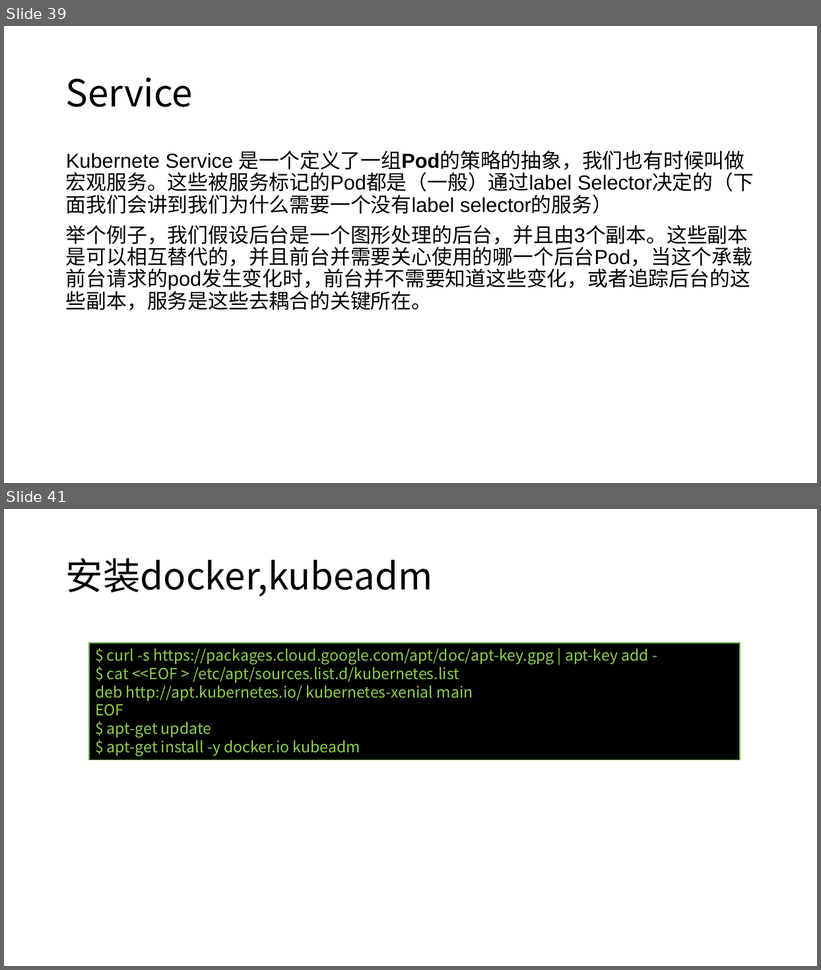
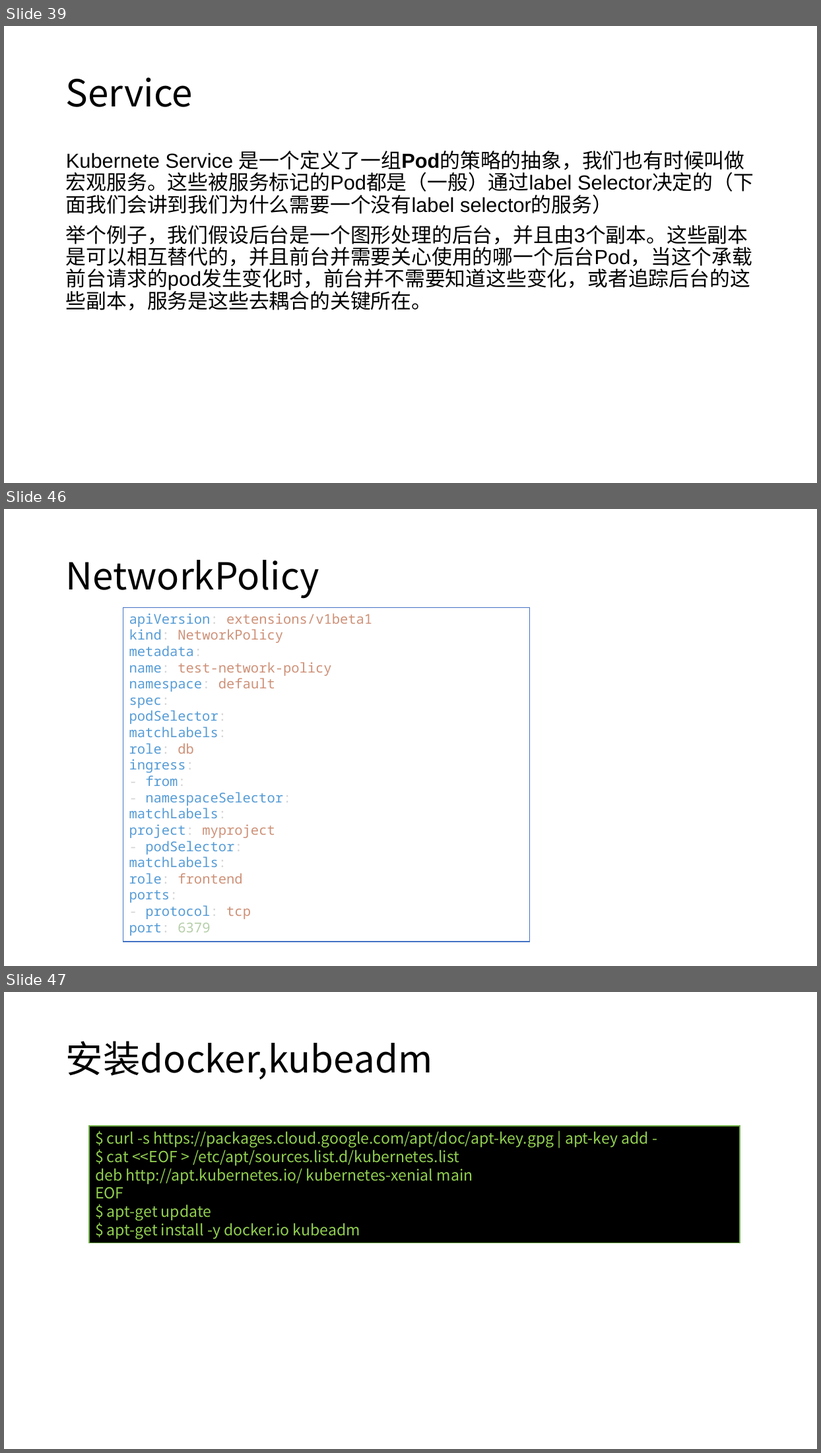
Before and after one commit to axzxs2001/Asp.NetCoreExperiment, a slide deck: Asp.NetCoreExperiment/kubernetes/kubernetes.pptx. Shown one above the other, each under a label of ours: slides 39 and 41 before the commit, slides 39, 46 and 47 after it; the slides between them are not shown. The pictures are 821x970 and 821x1453 pixels, drawn with LibreOffice and Linux fonts; fonts in the diff are those of the drawing; background and template pictures are left out. Boxes give left, top, right and bottom in pixels: in the first picture for what was removed or moved away, otherwise in the second. Text is boxed around its words. In the diff, an @@ line names an element or a change of style, - is before the commit and + after.

```diff
--- a/Asp.NetCoreExperiment/kubernetes/kubernetes.pptx
+++ b/Asp.NetCoreExperiment/kubernetes/kubernetes.pptx
@@ slide 46 added at [4, 509, 817, 966], background #FFFFFF @@
@@ title added at [66, 560, 319, 599], 44 pt, text #000000 @@
+NetworkPolicy
@@ rectangle added at [123, 607, 530, 942], fill #FFFFFF, outline #4472C4 1 pt, 16 pt, text #569CD6 @@
+apiVersion: extensions/v1beta1
+kind: NetworkPolicy
+metadata:
+name: test-network-policy
+namespace: default
+spec:
+podSelector:
+matchLabels:
+role: db
+ingress:
+- from:
+- namespaceSelector:
+matchLabels:
+project: myproject
+- podSelector:
+matchLabels:
+role: frontend
+ports:
+- protocol: tcp
+port: 6379
@@ what was slide 41 is now slide 47 @@
```
Also in this commit, not shown: 1 slide changed, 5 other slides added.
